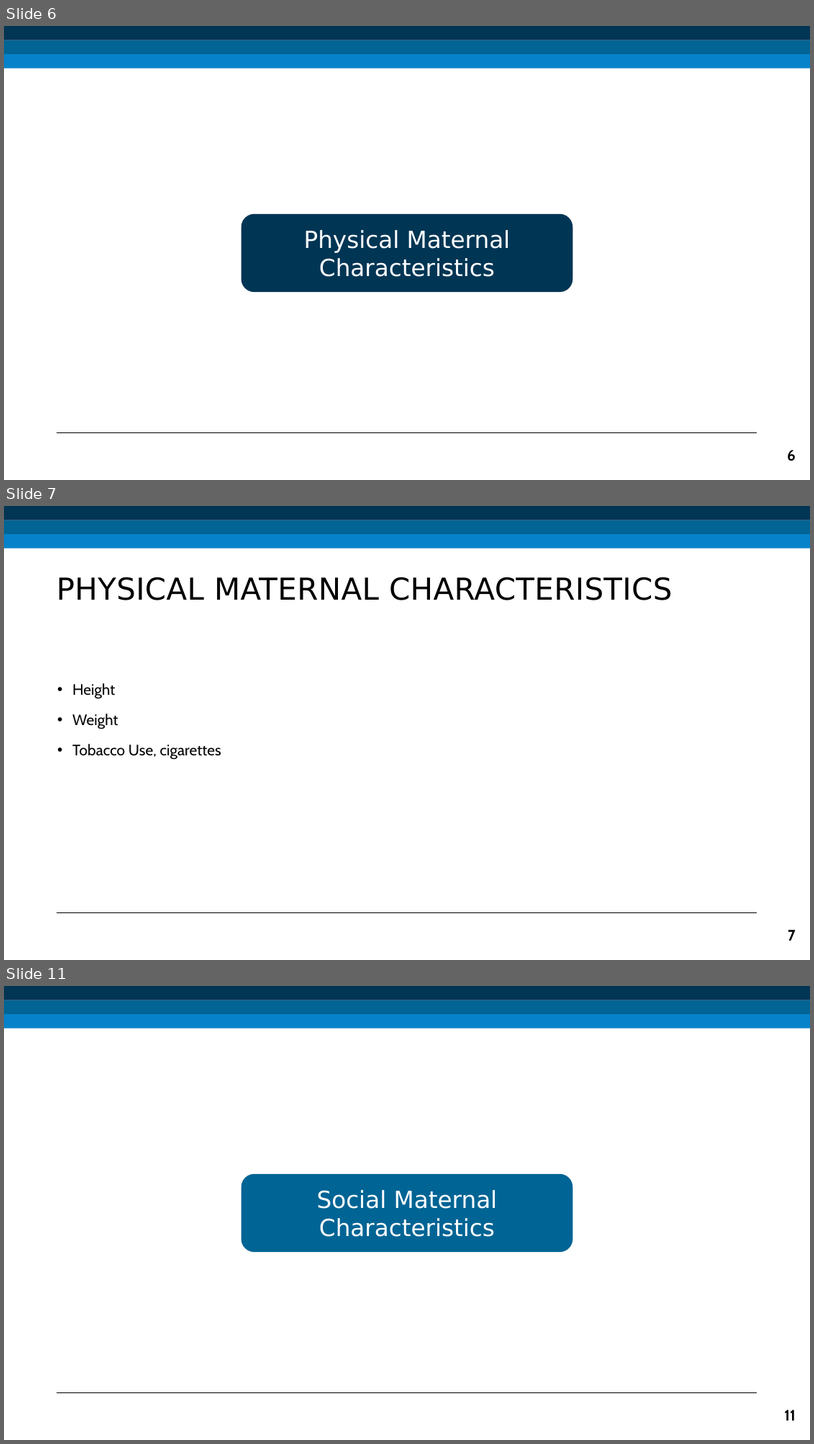
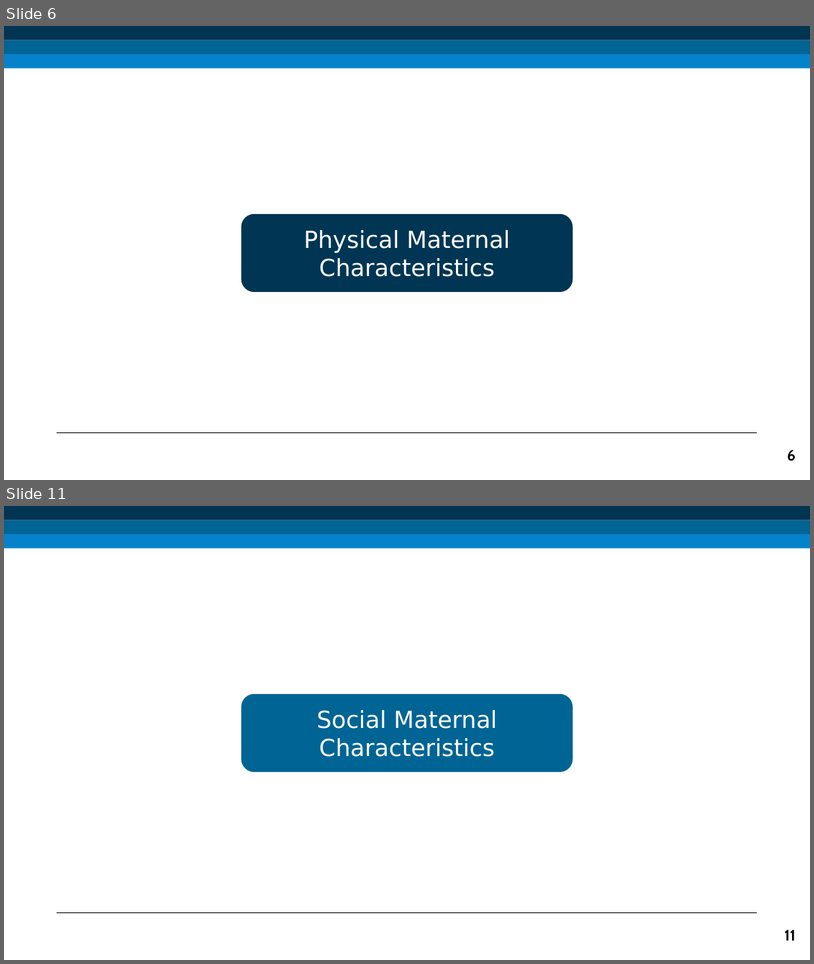
Before and after one commit to Abhijith-S-D/Pregnancy-Related_Complications_Mortality_in_US, a slide deck: presentation_materials/ece143-final_presentation.pptx. Shown one above the other, each under a label of ours: slides 6, 7 and 11 before the commit, slides 6 and 11 after it; the slides between them are not shown. The pictures are 814x1444 and 814x964 pixels, drawn with LibreOffice and Linux fonts; fonts in the diff are those of the drawing. Boxes give left, top, right and bottom in pixels: in the first picture for what was removed or moved away, otherwise in the second. Text is boxed around its words. In the diff, an @@ line names an element or a change of style, - is before the commit and + after.

```diff
--- a/presentation_materials/ece143-final_presentation.pptx
+++ b/presentation_materials/ece143-final_presentation.pptx
@@ slide 7 removed at [4,506,810,960], background #FFFFFF; not listed: 4 template elements that a slide beside it also shows @@
@@ title removed at [57,577,672,600] @@
-PHYSICAL MATERNAL CHARACTERISTICS
@@ text removed at [72,683,221,759] @@
-• Height
-• Weight
-• Tobacco Use, cigarettes
@@ page number removed at [788,929,796,940] @@
-7
```
Also in this commit, not shown: 6 slides changed, 4 slides added, 2 other slides removed, 1 other file.
